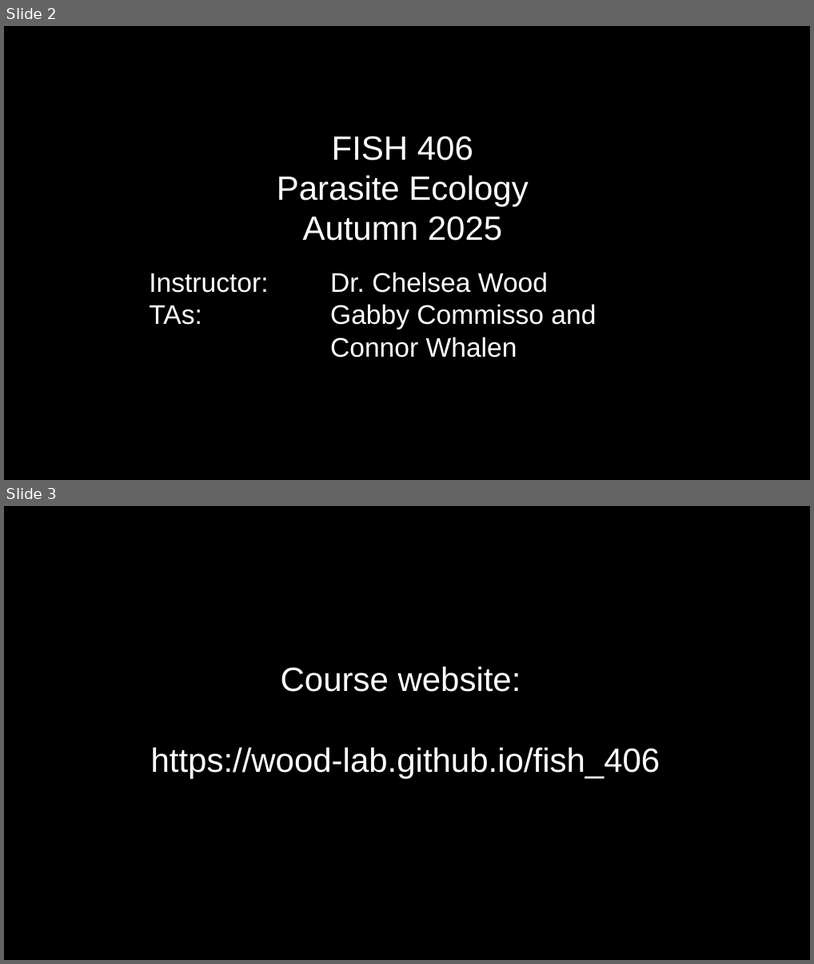
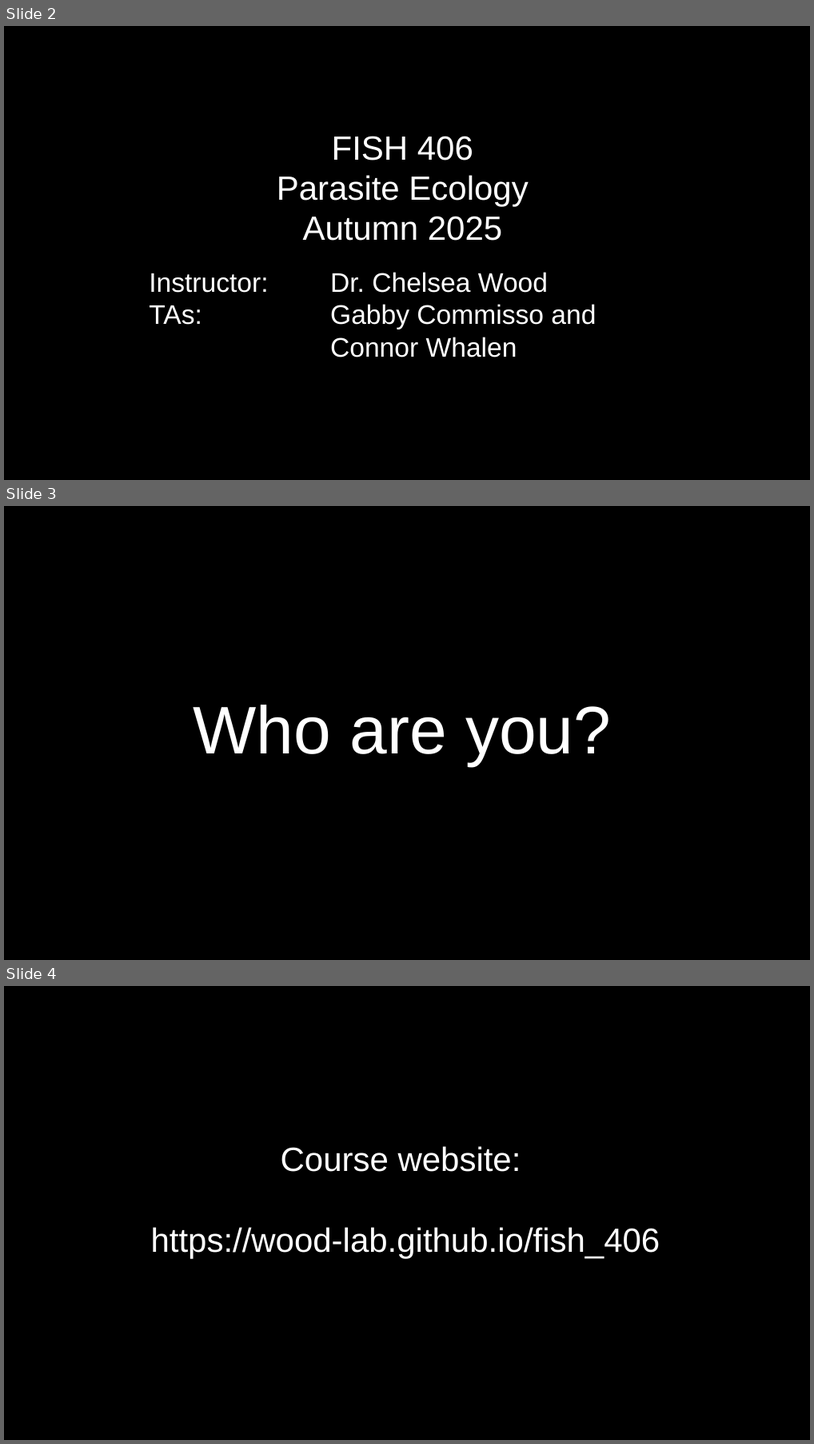
Before and after one commit to wood-lab/fish_406, a slide deck: docs/lectures/in-class_activities/class_1.pptx. Shown one above the other, each under a label of ours: slides 2 and 3 before the commit, slides 2, 3 and 4 after it. The pictures are 814x964 and 814x1444 pixels, drawn with LibreOffice and Linux fonts; fonts in the diff are those of the drawing. Boxes give left, top, right and bottom in pixels: in the first picture for what was removed or moved away, otherwise in the second. Text is boxed around its words. In the diff, an @@ line names an element or a change of style, - is before the commit and + after.

```diff
--- a/docs/lectures/in-class_activities/class_1.pptx
+++ b/docs/lectures/in-class_activities/class_1.pptx
@@ slide 3 added at (4,506,810,960), background #000000 @@
@@ text added at (194,704,611,766), 80 pt, text #FFFFFF @@
+Who are you?
@@ what was slide 3 is now slide 4 @@
```
Also in this commit, not shown: 10 other files.
